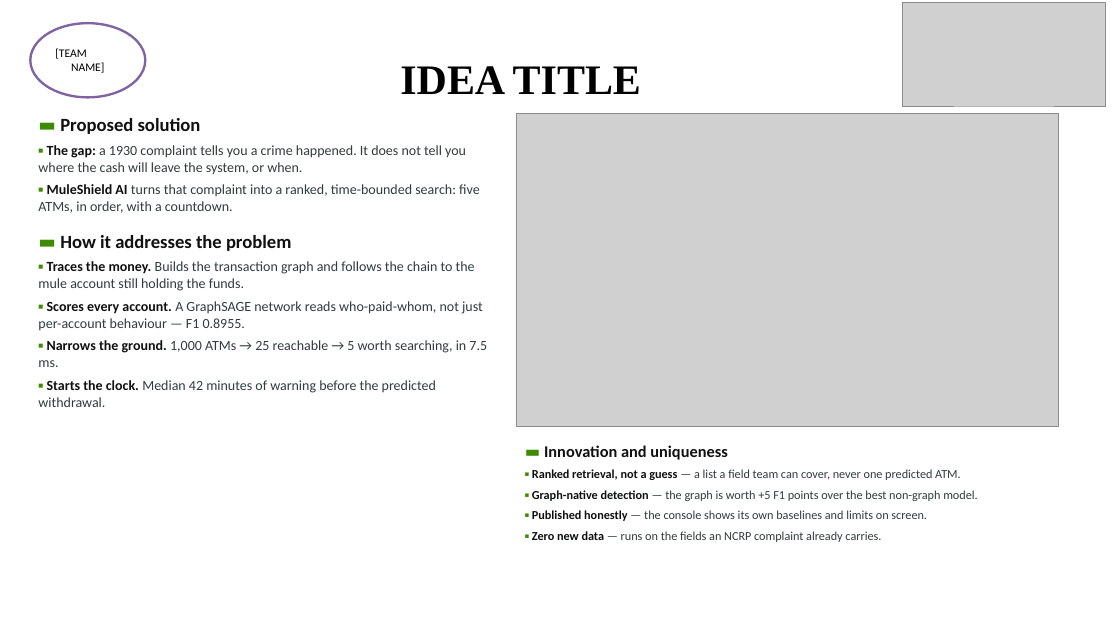
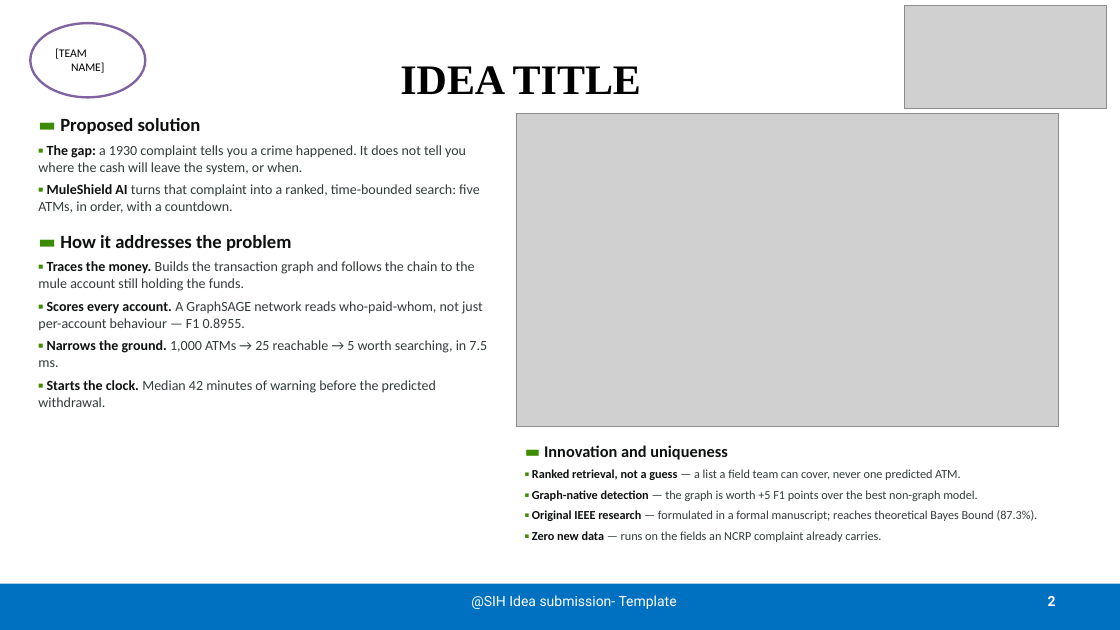
Before and after one commit to Muleshieldsih/Muleshield, a slide deck: slide 2 of deck/MuleShield_AI_SIH26184.pptx. Drawn at 1120x630 pixels with LibreOffice and Linux fonts; fonts in the diff are those of the drawing; grey boxes stand for pictures. Boxes give left, top, right and bottom in pixels: in the first picture for what was removed or moved away, otherwise in the second. Text is boxed around its words. In the diff, an @@ line names an element or a change of style, - is before the commit and + after.

Commit message:
Update deck and research documentation

```diff
--- a/deck/MuleShield_AI_SIH26184.pptx
+++ b/deck/MuleShield_AI_SIH26184.pptx
@@ text at bbox=[532, 510, 1038, 521]: text changed @@
-▪ Published honestly — the console shows its own baselines and limits on screen.
+▪ Original IEEE research — formulated in a formal manuscript; reaches theoretical Bayes Bound (87.3%).
@@ rectangle added at bbox=[0, 584, 1120, 630], fill #0070C0 @@
@@ text added at bbox=[471, 595, 677, 609], 12 pt, text #FFFFFF @@
+@SIH Idea submission- Template
@@ page number added at bbox=[1048, 596, 1056, 606], 12 pt, text #FFFFFF, bold @@
+2
```
Also in this commit, not shown: 4 other slides changed, 4 other files.
